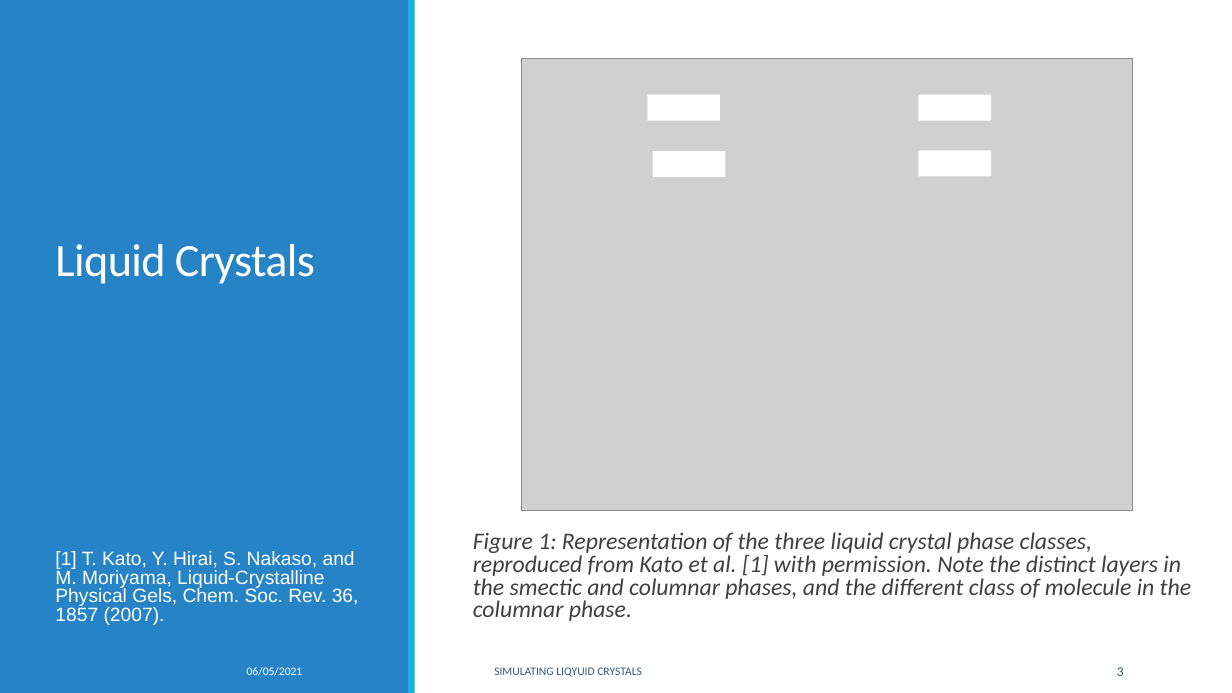
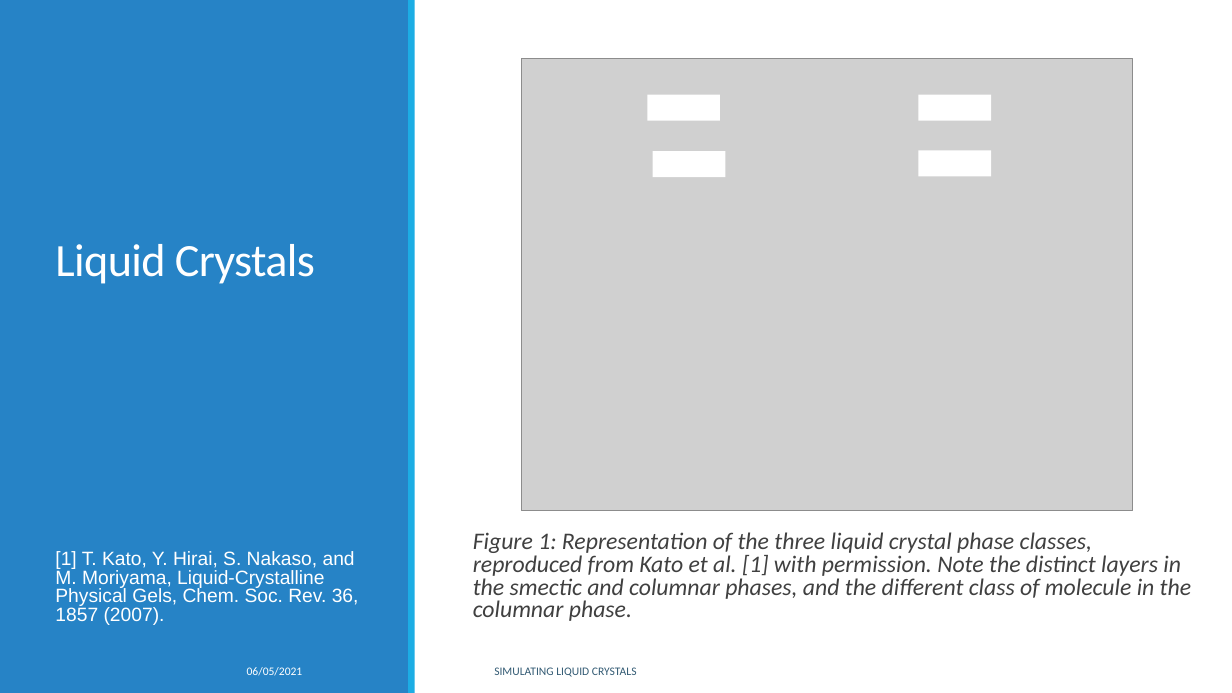
Before and after one commit to KCGallagher/LC_Project, a slide deck: slide 3 of Report/Presentation/Simulating Liquid Crystals.pptx. Drawn at 1232x693 pixels with LibreOffice and Linux fonts; fonts in the diff are those of the drawing; grey boxes stand for pictures; background and template pictures are left out. Boxes give left, top, right and bottom in pixels: in the first picture for what was removed or moved away, otherwise in the second. Text is boxed around its words. In the diff, an @@ line names an element or a change of style, - is before the commit and + after.

```diff
--- a/Report/Presentation/Simulating Liquid Crystals.pptx
+++ b/Report/Presentation/Simulating Liquid Crystals.pptx
@@ text at bbox=[494, 667, 637, 677]: text changed @@
-SIMULATING LIQYUID CRYSTALS
+SIMULATING LIQUID CRYSTALS
@@ page number removed at bbox=[1117, 667, 1124, 676] @@
-3
```
Also in this commit, not shown: 9 other slides changed, 4 slides added, 6 other files.
